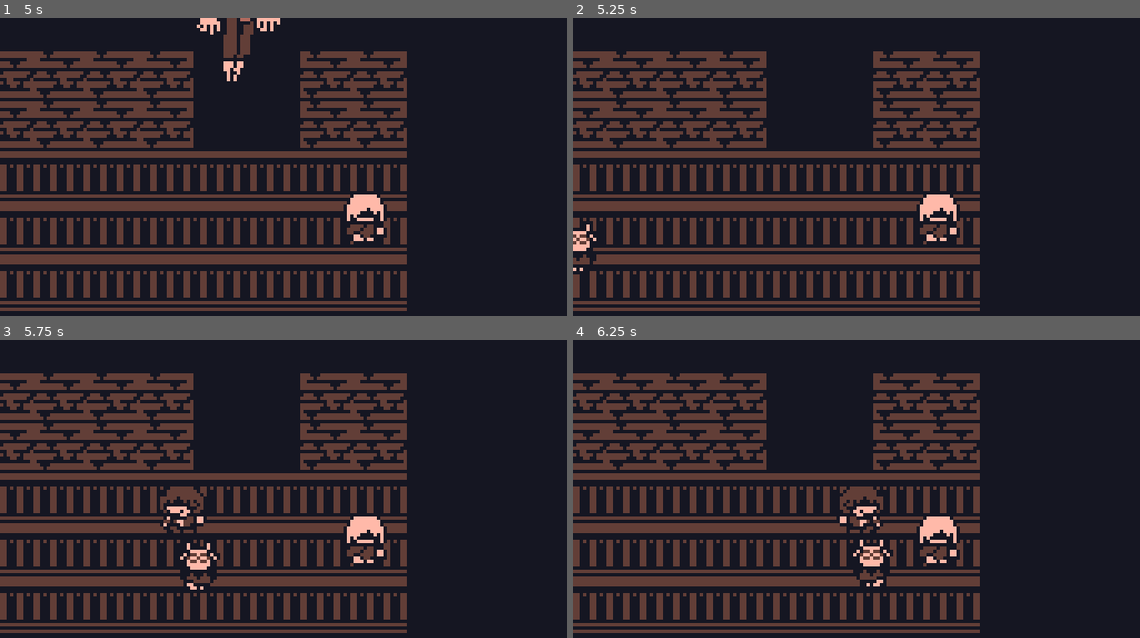
Above: before the commit, frames 1-4 (two rows, left to right).
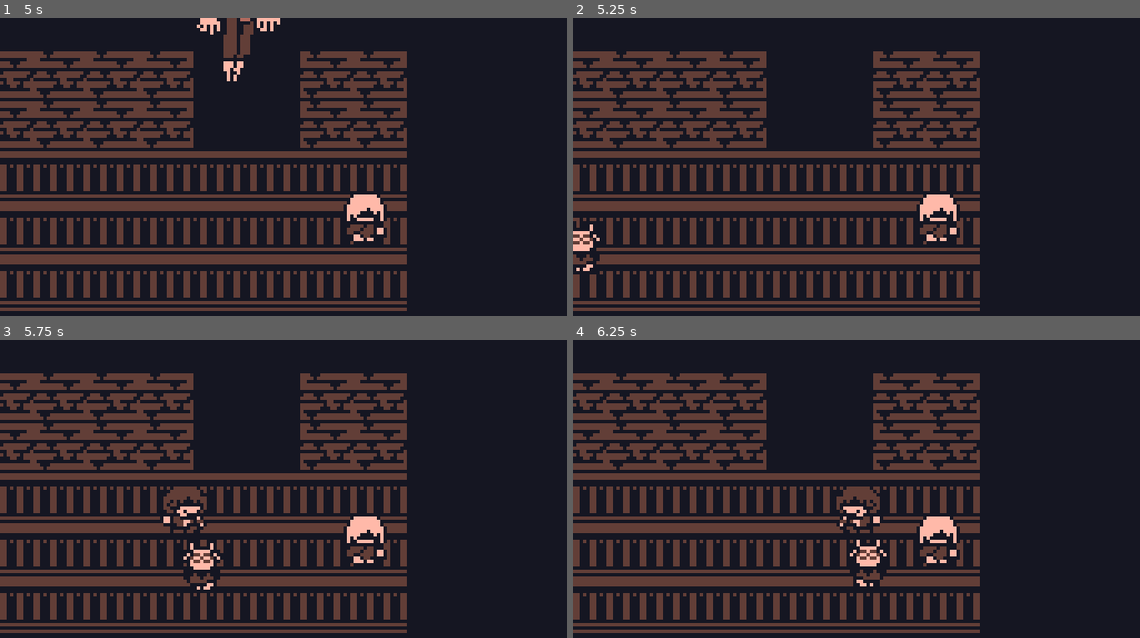
Above: after the commit, the same moments.

Repository: CherrySodaPop/Spamton-NEO-VGB
Game: Godot game, scene res://rooms/init/init.tscn
Two runs of this game, one before a commit and one after it. Both use one fixed random seed, a clock stepped at 60 frames per second and the inputs below.
Inputs:
- Up to frame 1 (5 s): tap Enter (confirm) at 0.5, 1.35, 2.85, 4.35 s; hold D (moveRight) 0.53-1.28 s; hold Enter (confirm) 0.53-1.28 s; hold S (moveDown) 1.28-2.03 s; hold D (moveRight) 2.03-2.78 s; hold Enter (confirm) 2.03-2.78 s; hold W (moveUp) 2.78-3.53 s; hold Enter (confirm) 3.53-4.28 s; hold A (moveLeft) from 3.53 s (still down)
- Up to frame 2 (5.25 s): release A (moveLeft) at 5.03 s; hold S (moveDown) from 5.03 s (still down); hold Enter (confirm) from 5.03 s (still down)
- Up to frame 3 (5.75 s): keep holding S (moveDown); keep holding Enter (confirm)
- Up to frame 4 (6.25 s): release S (moveDown) at 5.78 s; release Enter (confirm) at 5.78 s; hold D (moveRight) from 5.78 s (still down); tap Enter (confirm) at 5.85 s

Frame 1 is identical in both runs. In frame 2, 0.3% of the frame differs, in the area x 0-5%, y 68-87%; in frame 3, 1.1%, in the area x 28-40%, y 49-84%; in frame 4, 1.1%.

Commit message:
WORK

Diff:
--- a/sourcecode/assets/characters/spamtonNEO/spamtonNEO.tres
+++ b/sourcecode/assets/characters/spamtonNEO/spamtonNEO.tres
@@ -13,9 +13,21 @@
 [ext_resource path="res://assets/characters/spamtonNEO/spr_megaSpamton1.png" type="Texture" id=11]
 [ext_resource path="res://assets/characters/spamtonNEO/spr_miniSpamton0.png" type="Texture" id=12]
 [ext_resource path="res://assets/characters/spamtonNEO/spr_miniSpamton1.png" type="Texture" id=13]
+[ext_resource path="res://assets/characters/spamtonNEO/spr_spamtonPhoneHandsHead1.png" type="Texture" id=14]
+[ext_resource path="res://assets/characters/spamtonNEO/spr_spamtonPhoneHandsHead0.png" type="Texture" id=15]
 
 [resource]
 animations = [ {
+"frames": [ ExtResource( 7 ) ],
+"loop": true,
+"name": "wingR",
+"speed": 5.0
+}, {
+"frames": [ ExtResource( 1 ), ExtResource( 2 ), ExtResource( 3 ) ],
+"loop": true,
+"name": "head",
+"speed": 3.0
+}, {
 "frames": [ ExtResource( 4 ) ],
 "loop": true,
 "name": "torso",
@@ -26,20 +38,15 @@
 "name": "wingL",
 "speed": 5.0
 }, {
-"frames": [ ExtResource( 1 ), ExtResource( 2 ), ExtResource( 3 ) ],
-"loop": true,
-"name": "head",
-"speed": 3.0
-}, {
-"frames": [ ExtResource( 7 ) ],
-"loop": true,
-"name": "wingR",
-"speed": 5.0
-}, {
 "frames": [ ExtResource( 5 ), ExtResource( 6 ) ],
 "loop": true,
 "name": "arm",
 "speed": 5.0
+}, {
+"frames": [ ExtResource( 10 ), ExtResource( 11 ) ],
+"loop": true,
+"name": "megaHead",
+"speed": 8.0
 }, {
 "frames": [ ExtResource( 8 ) ],
 "loop": true,
@@ -51,8 +58,8 @@
 "name": "miniHead",
 "speed": 8.0
 }, {
-"frames": [ ExtResource( 10 ), ExtResource( 11 ) ],
+"frames": [ ExtResource( 15 ), ExtResource( 14 ) ],
 "loop": true,
-"name": "megaHead",
-"speed": 8.0
+"name": "phonehead",
+"speed": 5.0
 } ]
--- /dev/null
+++ b/sourcecode/objects/battle/attacks/SpamtonNEO/attack2/spamtonNeo_attack2.gd
@@ -0,0 +1,7 @@
+extends Node2D
+
+func _ready():
+	pass
+
+func _process(delta):
+	pass
--- /dev/null
+++ b/sourcecode/objects/battle/attacks/SpamtonNEO/attack2/spamtonNeo_attack2.tscn
@@ -0,0 +1,14 @@
+[gd_scene load_steps=3 format=2]
+
+[ext_resource path="res://objects/battle/attacks/SpamtonNEO/attack2/spamtonNeo_attack2.gd" type="Script" id=1]
+[ext_resource path="res://assets/characters/spamtonNEO/spamtonNEO.tres" type="SpriteFrames" id=2]
+
+[node name="spamtonNeo_attack2" type="Node2D"]
+script = ExtResource( 1 )
+
+[node name="AnimatedSprite" type="AnimatedSprite" parent="."]
+position = Vector2( 32, 0 )
+frames = ExtResource( 2 )
+animation = "phonehead"
+frame = 1
+playing = true
--- a/sourcecode/rooms/spamtonNeoFight/spamtonFight.tscn
+++ b/sourcecode/rooms/spamtonNeoFight/spamtonFight.tscn
@@ -1058,12 +1058,14 @@
 position = Vector2( -112, 2 )
 frames = ExtResource( 10 )
 animation = "walk"
+frame = 1
 playing = true
 
 [node name="ralsei" type="AnimatedSprite" parent="world"]
 position = Vector2( -101, 21 )
 frames = ExtResource( 9 )
 animation = "walk"
+frame = 1
 playing = true
 
 [node name="intro_minispamtons" type="Node2D" parent="."]
@@ -1125,11 +1127,16 @@
 position = Vector2( 59, 2 )
 scale = Vector2( -1, 1 )
 
-[node name="USER_SOUL_BOX" type="StaticBody2D" parent="."]
+[node name="USER_SOUL_BOX" type="Node2D" parent="."]
 position = Vector2( -44, -2 )
 scale = Vector2( 1e-05, 1e-05 )
 
-[node name="ColorRect" type="ColorRect" parent="USER_SOUL_BOX"]
+[node name="Normal" type="StaticBody2D" parent="USER_SOUL_BOX"]
+
+[node name="CollisionShape2D" type="CollisionPolygon2D" parent="USER_SOUL_BOX/Normal"]
+polygon = PoolVector2Array( 32, 32, 32, -32, -32, -32, -32, -34, 34, -34, 34, 34, -34, 34, -34, -32, -32, -32, -32, 32 )
+
+[node name="ColorRect" type="ColorRect" parent="USER_SOUL_BOX/Normal"]
 margin_left = -32.0
 margin_top = -32.0
 margin_right = 32.0
@@ -1139,11 +1146,30 @@
 "_edit_use_anchors_": false
 }
 
-[node name="CollisionShape2D" type="CollisionPolygon2D" parent="USER_SOUL_BOX"]
-polygon = PoolVector2Array( 32, 32, 32, -32, -32, -32, -32, -34, 34, -34, 34, 34, -34, 34, -34, -32, -32, -32, -32, 32 )
-
-[node name="Line2D" type="Line2D" parent="USER_SOUL_BOX"]
+[node name="Line2D" type="Line2D" parent="USER_SOUL_BOX/Normal"]
 points = PoolVector2Array( -32, -32, -32, 32, 32, 32, 32, -32, -32, -32 )
+width = 1.0
+default_color = Color( 1, 0.729412, 0.666667, 1 )
+
+[node name="Wide" type="StaticBody2D" parent="USER_SOUL_BOX"]
+visible = false
+
+[node name="CollisionShape2D" type="CollisionPolygon2D" parent="USER_SOUL_BOX/Wide"]
+polygon = PoolVector2Array( 44, 18, 44, -14, -32, -14, -32, -16, 46, -16, 46, 20, -34, 20, -34, -14, -32, -14, -32, 18 )
+disabled = true
+
+[node name="ColorRect" type="ColorRect" parent="USER_SOUL_BOX/Wide"]
+margin_left = -32.0
+margin_top = -14.0
+margin_right = 44.0
+margin_bottom = 18.0
+color = Color( 0.0823529, 0.0823529, 0.129412, 1 )
+__meta__ = {
+"_edit_use_anchors_": false
+}
+
+[node name="Line2D" type="Line2D" parent="USER_SOUL_BOX/Wide"]
+points = PoolVector2Array( -32, -14, -32, 18, 44, 18, 44, -14, -32, -14 )
 width = 1.0
 default_color = Color( 1, 0.729412, 0.666667, 1 )
 
Not shown: 1 places in sourcecode/assets/characters/spamtonNEO/spamtonNEO.tres that only renumber resources
Binary file added: sourcecode/assets/characters/spamtonNEO/spr_spamtonPhoneHands0.png
Not shown, added: sourcecode/assets/characters/spamtonNEO/spr_spamtonPhoneHands0.png.import
Binary file added: sourcecode/assets/characters/spamtonNEO/spr_spamtonPhoneHandsHead0.png
Not shown, added: sourcecode/assets/characters/spamtonNEO/spr_spamtonPhoneHandsHead0.png.import
Binary file added: sourcecode/assets/characters/spamtonNEO/spr_spamtonPhoneHandsHead1.png
Not shown, added: sourcecode/assets/characters/spamtonNEO/spr_spamtonPhoneHandsHead1.png.import
Not shown, changed: sourceresources/conceptart/colorTesting.xcf
Not shown, added: sourceresources/spamton/spr_spamtonPhoneHands0.png
Not shown, added: sourceresources/spamton/spr_spamtonPhoneHandsHead0.png
Not shown, added: sourceresources/spamton/spr_spamtonPhoneHandsHead1.png
